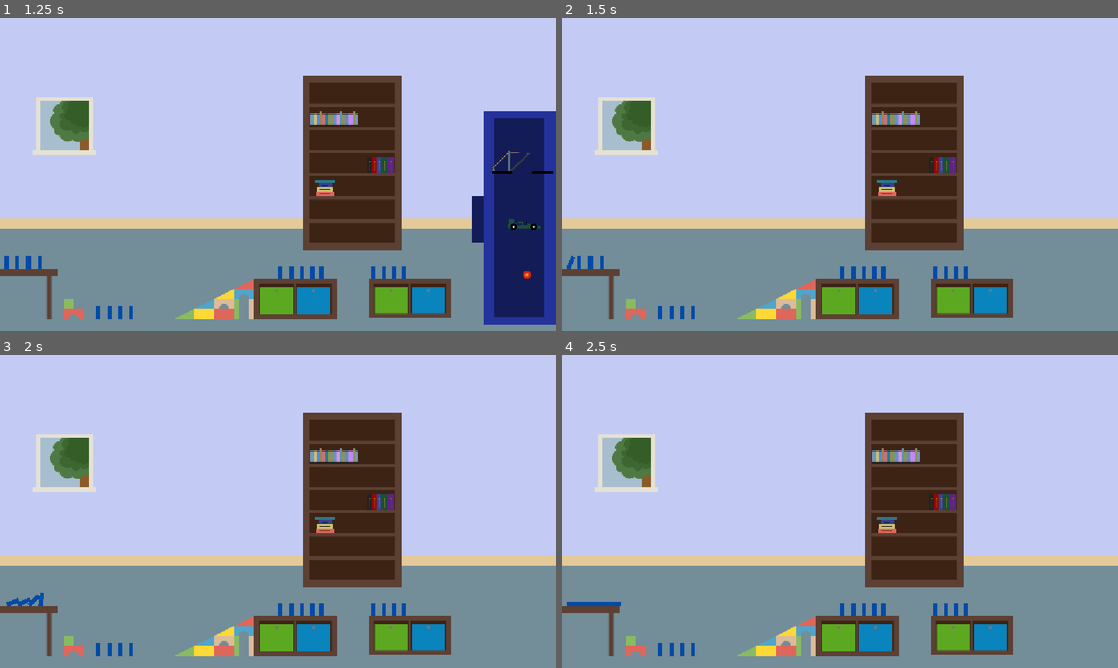
Above: before the commit, frames 1-4 (two rows, left to right).
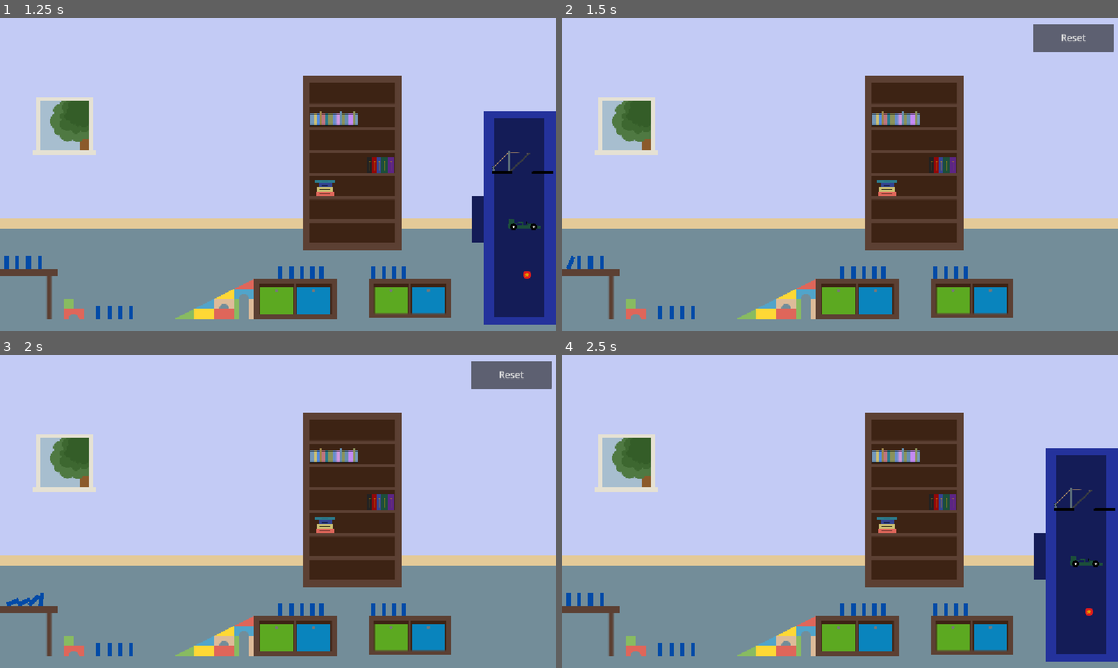
Above: after the commit, the same moments.

Repository: TimTich/toymino
Game: Godot game, scene res://Levels/title_screen.tscn
Same seed, same stepped clock (60 frames per second), same inputs: the game is played once before the commit and once after it. Before the commit the project starts from res://Scripts/title_screen.tscn. The engine's default icon, where the game draws it, is replaced by a stand-in: a white triangle on a blue panel in a dark square.
Inputs (mouse positions are in pixels of both pictures, inside the frame that each line leads up to):
- Up to frame 1 (1.25 s): click "Start" at 0.5 s
- Up to frame 2 (1.5 s): tap Enter at 1.25 s; move the mouse to (1090, 274) at 1.27 s; tap Space (start) at 1.35 s; click (1090, 274) at 1.42 s
- Up to frame 3 (2 s): no input
- Up to frame 4 (2.5 s): click (1073, 373) at 2 s, where only the run after the commit has a clickable "Reset"

Frame 1 is identical in both runs. In frame 2, 1.3% of the frame differs, in the area x 84-100%, y 2-11%; in frame 3, 1.3%; in frame 4, 9.4%, in the area x 0-100%, y 29-98%.

Commit message:
Reset and next level buttons added to scene 1

Diff:
--- a/Levels/level.gd
+++ b/Levels/level.gd
@@ -8,6 +8,9 @@
 
 signal level_complete()
 @onready var juichen: AudioStreamPlayer2D = $Juichen
+
+@onready var btn = get_node("Objects/Reset")
+@onready var btn2 = get_node("Objects/Advance")
 
 func _ready() -> void:
 	for child in objectsNode.get_children():
@@ -26,5 +29,17 @@
 		celebrate()
 
 func celebrate() -> void:
+	btn2.visible = true
+	btn.visible = false
 	for celebration in celebrations:
 		celebration.start()
+
+func _input(event: InputEvent) -> void:
+	if event.is_action("start"):
+		btn.visible = true
+
+func _on_button_pressed():
+	get_tree().reload_current_scene()
+
+func _on_button_2_pressed():
+	get_tree().change_scene_to_file('res://Levels/level2.tscn')
--- a/Levels/level1.tscn
+++ b/Levels/level1.tscn
@@ -196,6 +196,26 @@
 [node name="Domino17" parent="Objects" unique_id=885999643 instance=ExtResource("2_nq5j5")]
 position = Vector2(1222, 505)
 
+[node name="Reset" type="Button" parent="Objects" unique_id=1935241504]
+visible = false
+z_index = 5
+offset_left = 1424.0
+offset_top = -245.0
+offset_right = 1670.0
+offset_bottom = -161.0
+theme_override_font_sizes/font_size = 28
+text = "Reset"
+
+[node name="Advance" type="Button" parent="Objects" unique_id=630472940]
+visible = false
+z_index = 5
+offset_left = 1424.0
+offset_top = -245.0
+offset_right = 1670.0
+offset_bottom = -161.0
+theme_override_font_sizes/font_size = 28
+text = "Next level"
+
 [node name="Camera2D" type="Camera2D" parent="." unique_id=1581496021]
 position = Vector2(841, 210)
 zoom = Vector2(0.685, 0.685)
@@ -223,3 +243,6 @@
 [node name="Juichen" type="AudioStreamPlayer2D" parent="." unique_id=546844088]
 stream = ExtResource("18_r7a1c")
 volume_db = 10.0
+
+[connection signal="pressed" from="Objects/Reset" to="." method="_on_button_pressed"]
+[connection signal="pressed" from="Objects/Advance" to="." method="_on_button_2_pressed"]
Renamed: Scripts/title_screen.tscn -> Levels/title_screen.tscn
